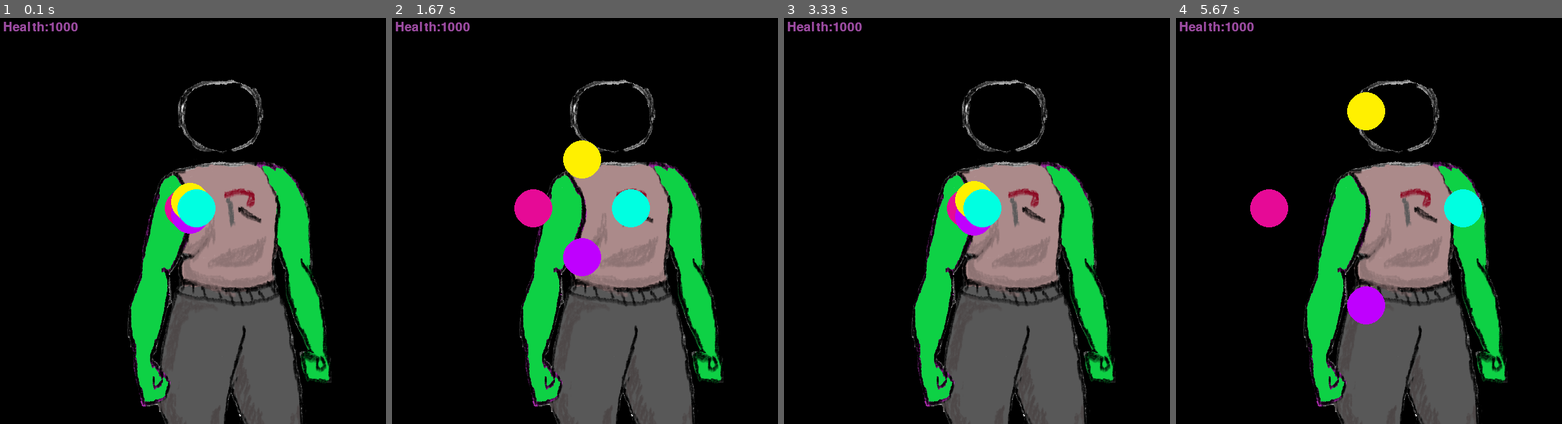
Above: before the commit, frames 1-4 (left to right).
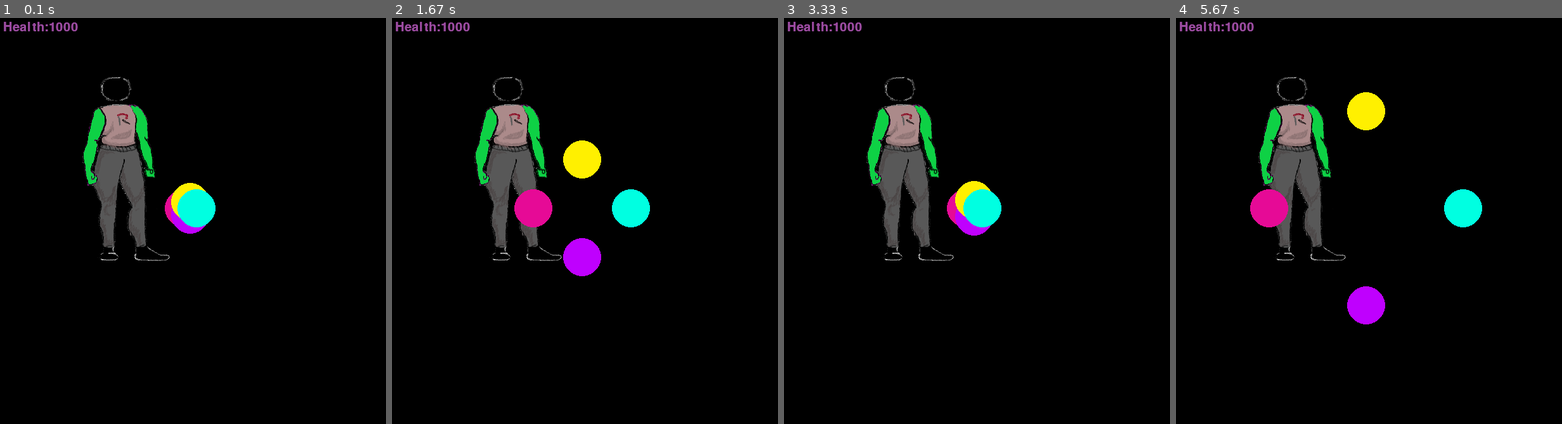
Above: after the commit, the same moments.

Repository: Rosebotics/catapult2019
Game: pygame game, started from projects/Allison_Cassandra_Isabella/algorymolto vivace.py
The game is run twice, just before and just after one commit, with the same random seed, the same clock (stepped at 60 frames per second) and the same inputs.
Inputs:
- Up to frame 1 (0.1 s): no input
- Up to frame 2 (1.67 s): tap Space at 0.33 s
- Up to frame 3 (3.33 s): tap Space at 1.67, 3.07 s
- Up to frame 4 (5.67 s): no input

The runs differ from the first frame. In frame 1, 29% of the frame differs, in the area x 21-86%, y 14-100%; in frame 2, 28%; in frame 3, 29%; in frame 4, 29%.

Commit message:
algorymolto vicace

Diff:
--- a/projects/Allison_Cassandra_Isabella/algorymolto vivace.py
+++ b/projects/Allison_Cassandra_Isabella/algorymolto vivace.py
@@ -8,10 +8,15 @@
         self.y = y
 
         self.image_idle = pygame.image.load('dancer_idle.png')
+        self.image_idle = pygame.transform.scale(self.image_idle, (250, 300))
         self.image_leftpunch = pygame.image.load('dancer_leftpunch.png')
+        self.image_leftpunch = pygame.transform.scale(self.image_leftpunch, (250, 300))
         self.image_rightpunch = pygame.image.load('dancer_rightpunch.png')
+        self.image_rightpunch = pygame.transform.scale(self.image_rightpunch, (250, 300))
         # self.image_uppunch = pygame.image.load('dancer_uppunch.png')
+        # self.image_uppunch = pygame.transform.scale(self.image_uppunch, (250, 300))
         # self.image_downpunch = pygame.image.load('dancer_downpunch.png')
+        # self.image_downpunch = pygame.transform.scale(self.image_downpunch, (250, 300))
 
     def draw(self):
         self.screen.blit(self.image_idle, (self.x, self.y))
@@ -110,6 +115,7 @@
         # if dancer.hit_by:
         #     hpbar.score = hpbar.score - 100
         #if hp
+
         hpbar.draw()
         dancer.draw()
         pinkleft.move()
